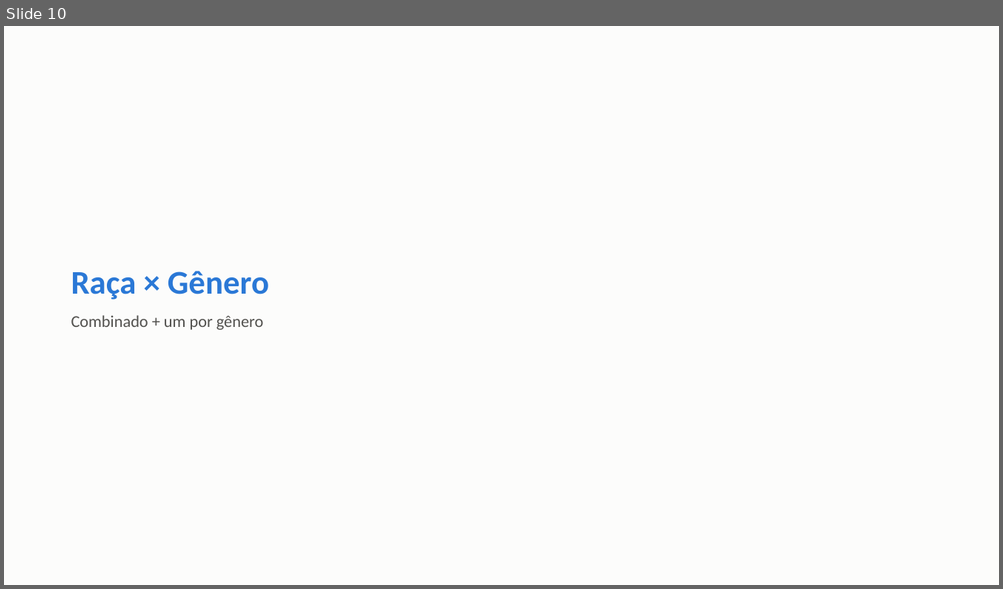
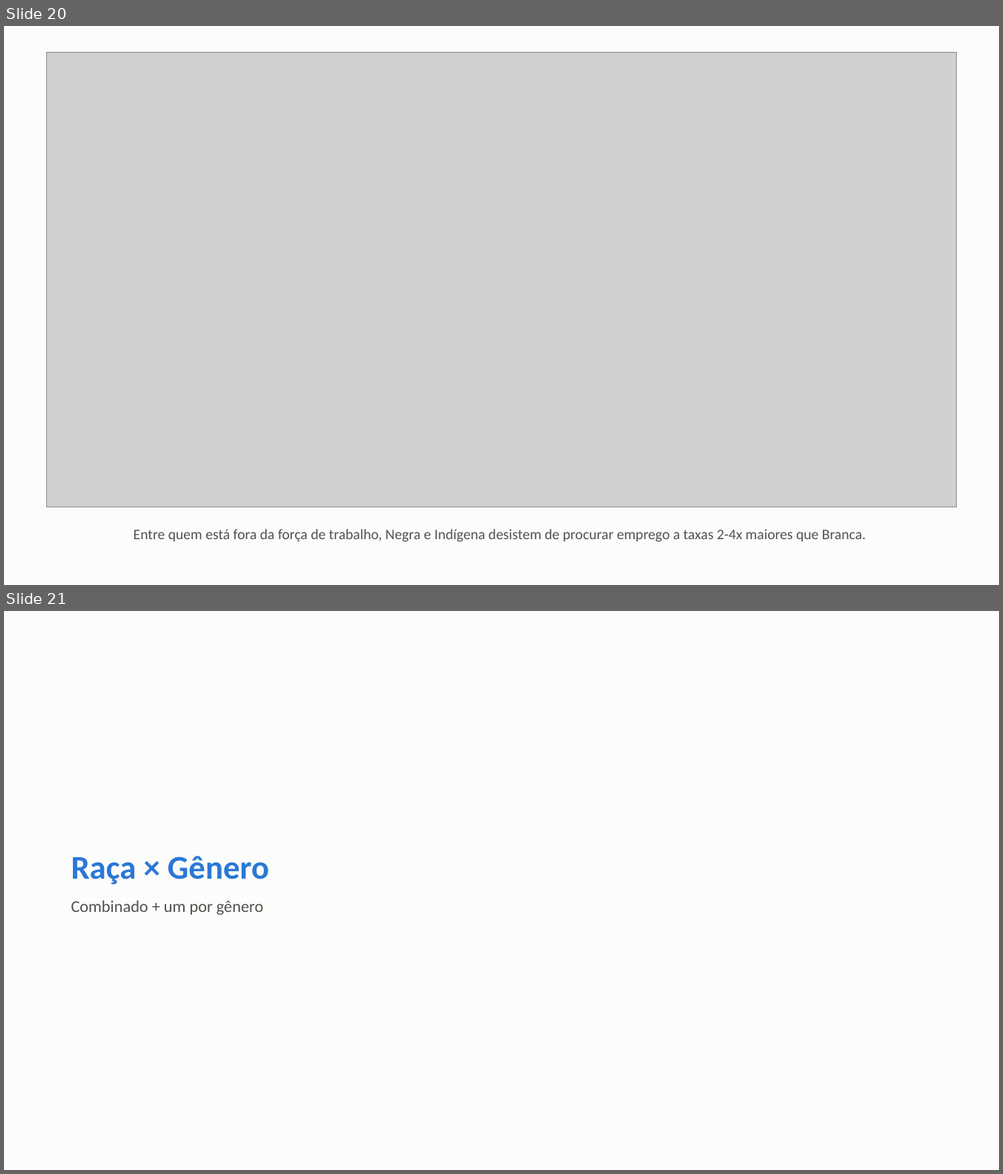
Before and after one commit to FelipeSantanaJ/Hub-Racial-Brasil, a slide deck: docs/Datahub_Racial_Brasil_Fase1.pptx. Shown one above the other, each under a label of ours: slide 10 before the commit, slides 20 and 21 after it. The pictures are 1003x589 and 1003x1174 pixels, drawn with LibreOffice and Linux fonts; fonts in the diff are those of the drawing; grey boxes stand for pictures. Boxes give left, top, right and bottom in pixels: in the first picture for what was removed or moved away, otherwise in the second. Text is boxed around its words. In the diff, an @@ line names an element or a change of style, - is before the commit and + after.

Commit message:
Aprofunda a Fase 1: Oaxaca-Blinder, hiato regional, segregação, quebra estrutural
Aplica teste de significância formal ao resíduo da decomposição do hiato
Branca-Negra via regressão (Oaxaca-Blinder + RIF por quantil, novas funções
em pnadc_core.py, validadas com dado sintético) — resíduo de +22% (p<0,001),
convergindo com os 24% da padronização direta. Descobre um padrão em U: o
hiato residual é menor na mediana (~15%) e maior na base (~31%) e no topo
(~36%) da distribuição de renda.

Adiciona: hiato racial por Região (Welch), índice de segregação ocupacional
de Duncan, teste de quebra estrutural (tipo Chow) nos 3 eventos já mapeados
(reforma trabalhista, reforma da previdência, recessão 2015-16) — os 3
significativos. Traz 4 variáveis novas da PNAD: informalidade/carteira
assinada, renda por hora (mostra que o hiato não vem de jornada menor),
alfabetização (60+) e desalento entre quem está fora da força de trabalho.

Corrige um bug real de decodificação (VD4009 zero-padded, dava NULL
silencioso) e descarta frequência escolar (V3014) por cobertura amostral
não explicada (~6-8%, não bate com rotação de painel nem com V3001).

53 gráficos (era 44), apresentação com 69 slides (era 58).

```diff
--- a/docs/Datahub_Racial_Brasil_Fase1.pptx
+++ b/docs/Datahub_Racial_Brasil_Fase1.pptx
@@ slide 20 added at box(4, 26, 999, 585), background #FCFCFB @@
@@ picture added at box(46, 52, 957, 507) @@
@@ text added at box(134, 529, 865, 543), 14 pt, text #52514E @@
+Entre quem está fora da força de trabalho, Negra e Indígena desistem de procurar emprego a taxas 2-4x maiores que Branca.
@@ what was slide 10 is now slide 21 @@
```
Also in this commit, not shown: 10 other slides added, 34 other files.
